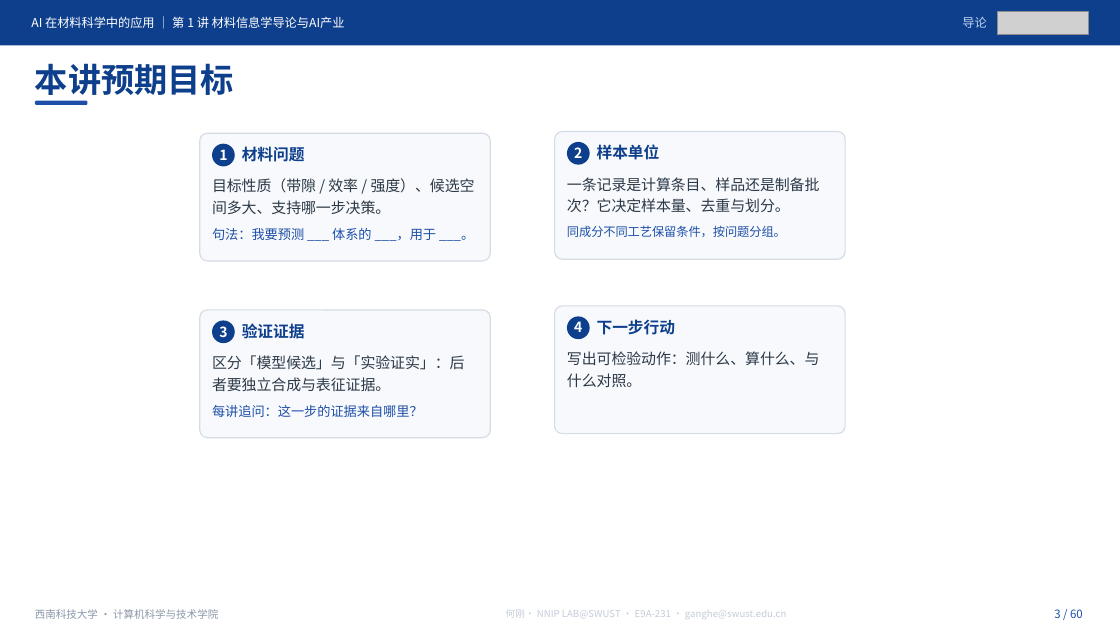
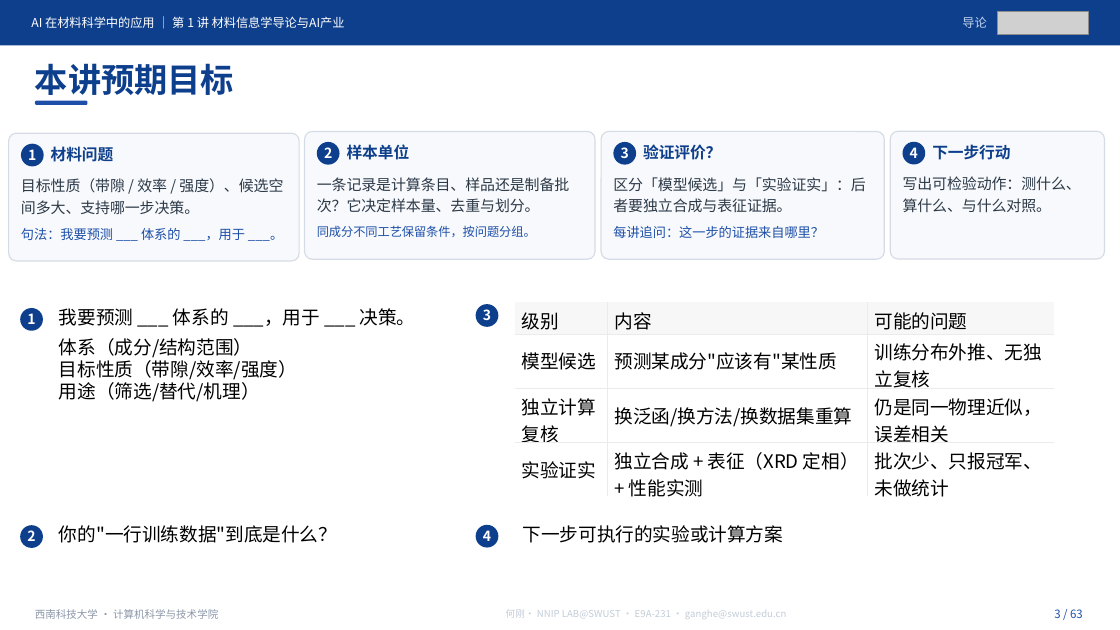
Before and after one commit to cosfrist/Applications-of-Artificial-Intelligence-in-Materials-Science-SWUST, a slide deck: slide 3 of lectures/01-材料信息学导论与AI产业/AI在材料科学中的应用-第1讲 材料信息学导论与AI产业-V5.pptx. Drawn at 1120x630 pixels with LibreOffice and Linux fonts; fonts in the diff are those of the drawing; grey boxes stand for pictures. Boxes give left, top, right and bottom in pixels: in the first picture for what was removed or moved away, otherwise in the second. Text is boxed around its words. In the diff, an @@ line names an element or a change of style, - is before the commit and + after.

```diff
--- a/lectures/01-材料信息学导论与AI产业/AI在材料科学中的应用-第1讲 材料信息学导论与AI产业-V5.pptx
+++ b/lectures/01-材料信息学导论与AI产业/AI在材料科学中的应用-第1讲 材料信息学导论与AI产业-V5.pptx
@@ 4 texts, 1 ellipse, 1 rounded rectangle: place and size @@
-4 texts, 1 ellipse, 1 rounded rectangle at [200, 134, 491, 261]
+4 texts, 1 ellipse, 1 rounded rectangle at [8, 134, 299, 261]
@@ 4 texts, 1 rounded rectangle, 1 ellipse: place and size @@
-4 texts, 1 rounded rectangle, 1 ellipse at [555, 131, 845, 259]
+4 texts, 1 rounded rectangle, 1 ellipse at [305, 131, 596, 259]
@@ rounded rectangle: place and size @@
-rounded rectangle at [200, 310, 491, 438]
+rounded rectangle at [602, 131, 885, 259]
@@ 3 texts, 1 ellipse: place and size @@
-3 texts, 1 ellipse at [212, 320, 465, 417]
+3 texts, 1 ellipse at [613, 142, 866, 238]
@@ text at [643, 144, 721, 160]: text changed @@
-验证证据
+验证评价？
@@ rounded rectangle: place and size @@
-rounded rectangle at [555, 306, 845, 434]
+rounded rectangle at [891, 131, 1105, 259]
@@ 2 texts, 1 ellipse: place and size @@
-2 texts, 1 ellipse at [567, 317, 675, 339]
+2 texts, 1 ellipse at [902, 142, 1010, 165]
@@ text "写出可检验动作：测什么、算什么、与什么对照。" rewrapped from [567, 351, 820, 388] to [903, 176, 1081, 213] @@
@@ ellipse added at [20, 308, 43, 331], fill #0E3F8C @@
@@ text added at [27, 313, 35, 324], 12 pt, text #FFFFFF, bold @@
+1
@@ text added at [59, 308, 416, 402], 16 pt, text #000000 @@
+我要预测 ___ 体系的 ___，用于 ___ 决策。
+体系（成分/结构范围）
+目标性质（带隙/效率/强度）
+用途（筛选/替代/机理）
@@ ellipse added at [476, 304, 498, 327], fill #0E3F8C @@
@@ text added at [483, 309, 491, 320], 12 pt, text #FFFFFF, bold @@
+3
@@ table added at [514, 302, 1054, 501], 4 rows, 3 columns @@
+级别 | 内容 | 可能的问题
+模型候选 | 预测某成分"应该有"某性质 | 训练分布外推、无独立复核
+独立计算复核 | 换泛函/换方法/换数据集重算 | 仍是同一物理近似，误差相关
+实验证实 | 独立合成 + 表征（XRD 定相）+ 性能实测 | 批次少、只报冠军、未做统计
@@ ellipse added at [20, 525, 43, 548], fill #0E3F8C @@
@@ text added at [27, 530, 35, 541], 12 pt, text #FFFFFF, bold @@
+2
@@ text added at [59, 525, 337, 543], 16 pt, text #000000 @@
+你的"一行训练数据"到底是什么？
@@ ellipse added at [476, 525, 498, 548], fill #0E3F8C @@
@@ text added at [483, 530, 491, 541], 12 pt, text #FFFFFF, bold @@
+4
@@ text added at [523, 525, 783, 543], 16 pt, text #000000 @@
+下一步可执行的实验或计算方案
@@ text at [1054, 609, 1083, 618]: text changed @@
-3 / 60
+3 / 63
```
Also in this commit, not shown: 59 other slides changed, 3 slides added, 6 other files.
